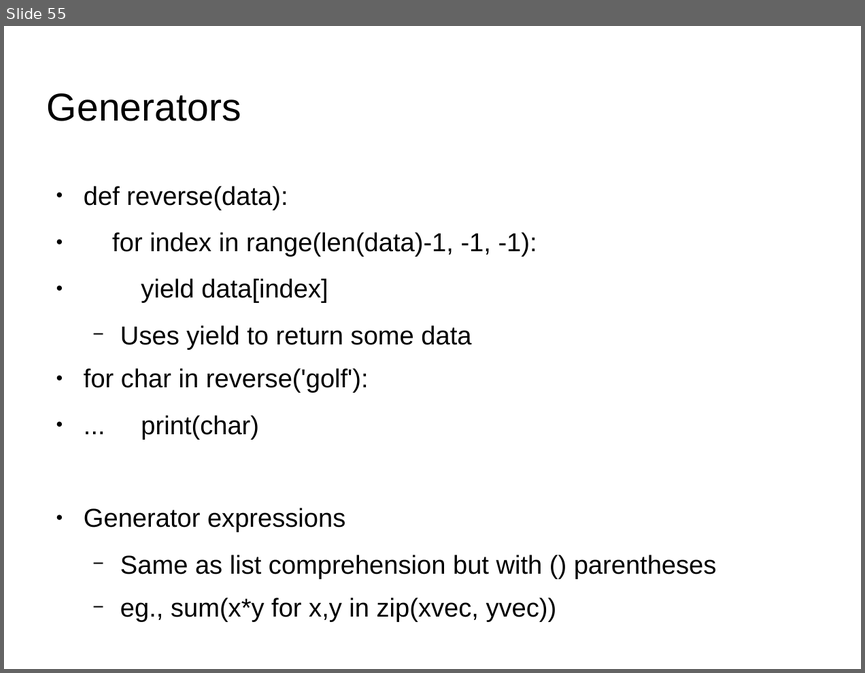
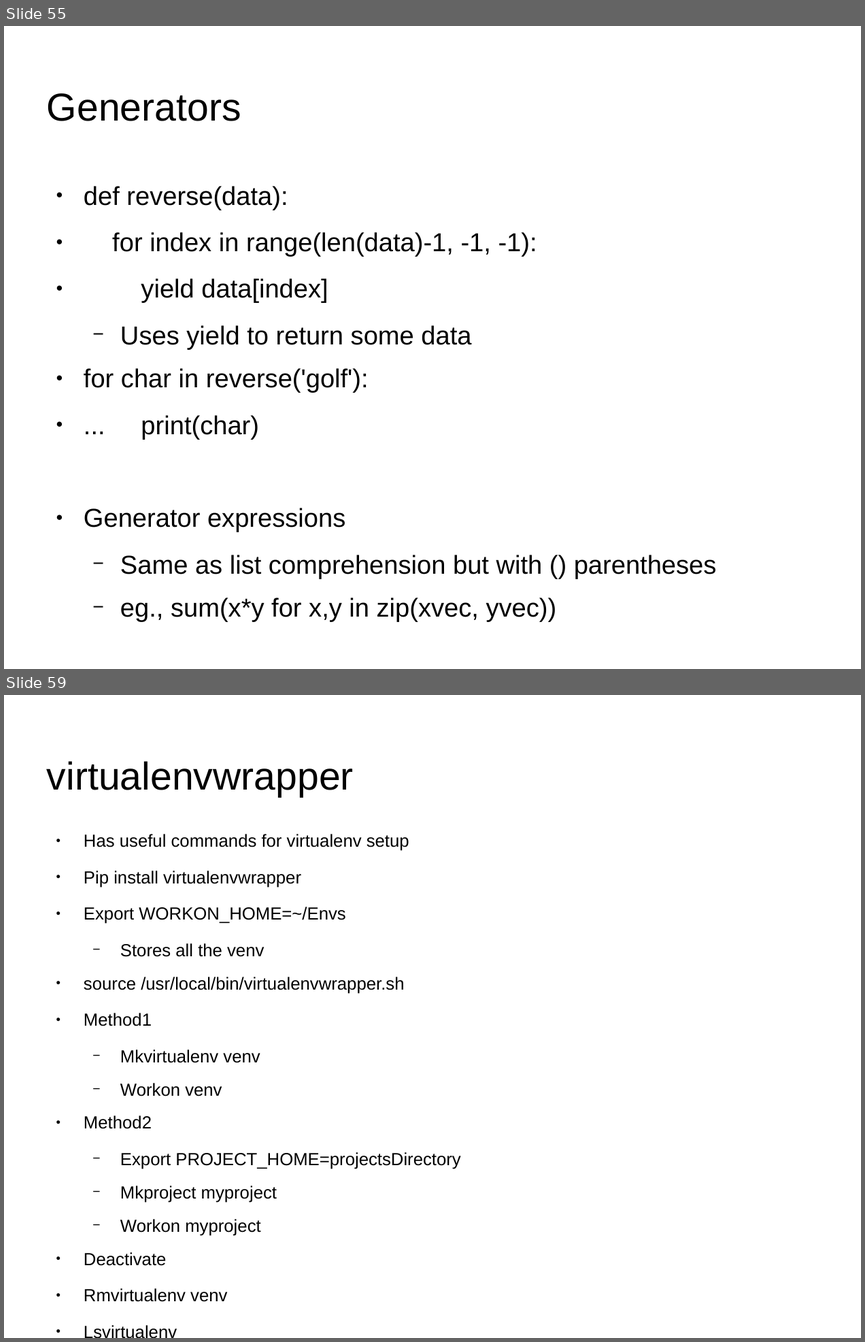
Before and after one commit to shikha-desai/Internship_PreWork, a slide deck: Python/Python_Notes.odp. Shown one above the other, each under a label of ours: slide 55 before the commit, slides 55 and 59 after it; the slides between them are not shown. The pictures are 865x673 and 865x1342 pixels, drawn with LibreOffice and Linux fonts; fonts in the diff are those of the drawing; background and template pictures are left out. Boxes give left, top, right and bottom in pixels: in the first picture for what was removed or moved away, otherwise in the second. Text is boxed around its words. In the diff, an @@ line names an element or a change of style, - is before the commit and + after.

```diff
--- a/Python/Python_Notes.odp
+++ b/Python/Python_Notes.odp
@@ slide 59 added at bbox=[4, 695, 861, 1338], background picture (left out) @@
@@ title added at bbox=[47, 761, 354, 797], 36 pt, text #000000 @@
+virtualenvwrapper
@@ text added at bbox=[84, 834, 460, 1302], 16.2 pt, text #000000 @@
+● Has useful commands for virtualenv setup
+● Pip install virtualenvwrapper
+● Export WORKON_HOME=~/Envs
+  − Stores all the venv
+● source /usr/local/bin/virtualenvwrapper.sh
+● Method1
+  − Mkvirtualenv venv
+  − Workon venv
+● Method2
+  − Export PROJECT_HOME=projectsDirectory
+  − Mkproject myproject
+  − Workon myproject
+● Deactivate
+● Rmvirtualenv venv
+● Lsvirtualenv
+● Cdvirtualenv
+● Lssitepackages
+● cdsitepackages
```
Also in this commit, not shown: 3 other slides added, 26 other files.
